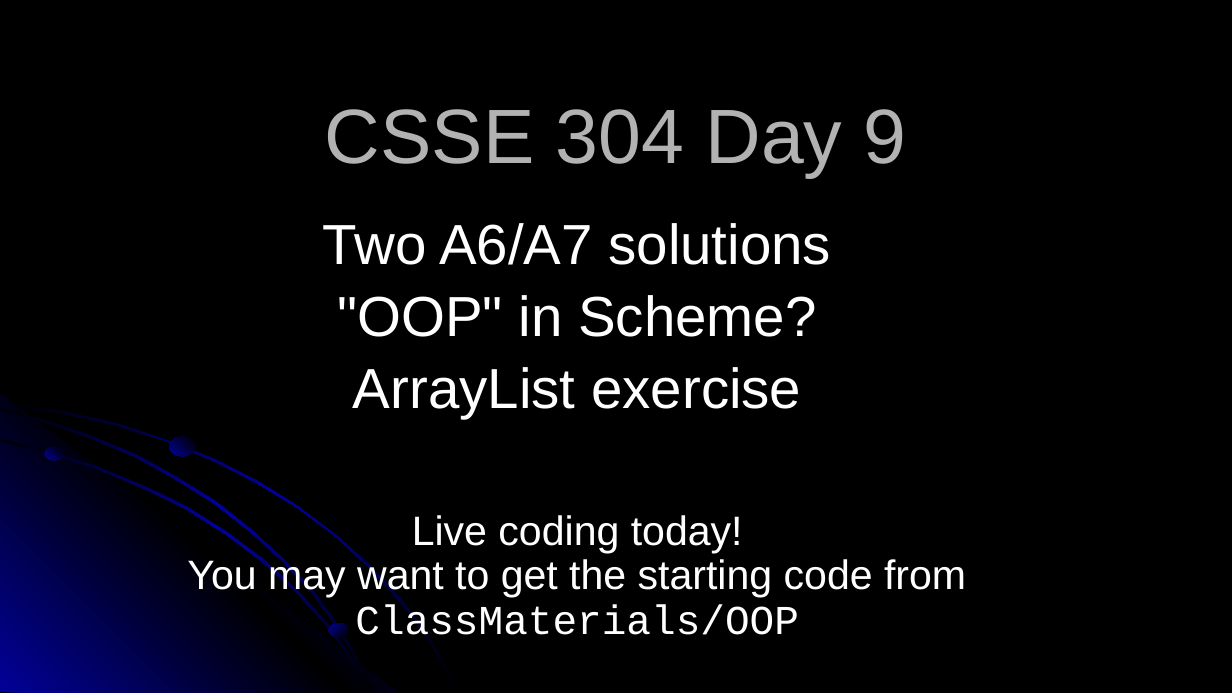
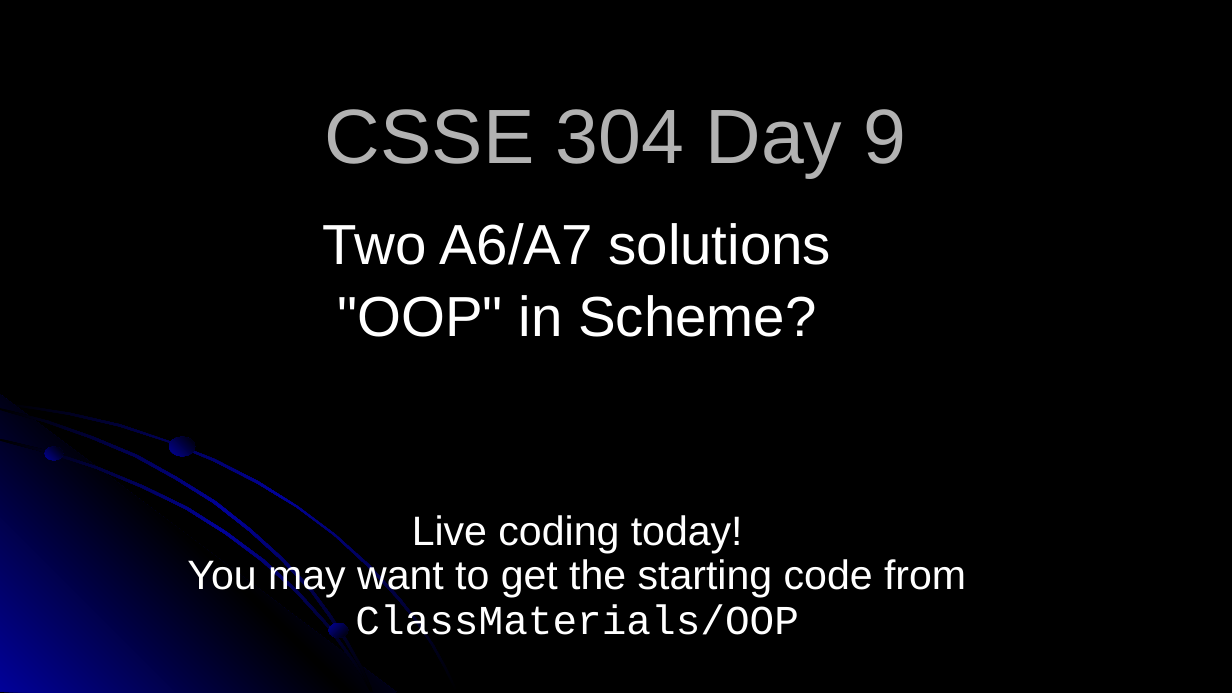
Before and after one commit to RHIT-CSSE/csse304, a slide deck: slide 1 of ClassMaterials/OOP/09-OOP-202120.pptx. Drawn at 1232x693 pixels with LibreOffice and Linux fonts; fonts in the diff are those of the drawing. Boxes give left, top, right and bottom in pixels: in the first picture for what was removed or moved away, otherwise in the second. Text is boxed around its words. In the diff, an @@ line names an element or a change of style, - is before the commit and + after.

```diff
--- a/ClassMaterials/OOP/09-OOP-202120.pptx
+++ b/ClassMaterials/OOP/09-OOP-202120.pptx
@@ subtitle at (187,515,966,635): text changed @@
-ArrayList exercise
-Live coding today!
-You may want to get the starting code from ClassMaterials/OOP
+Live coding today!
+You may want to get the starting code from ClassMaterials/OOP
```
Also in this commit, not shown: 1 other file.
